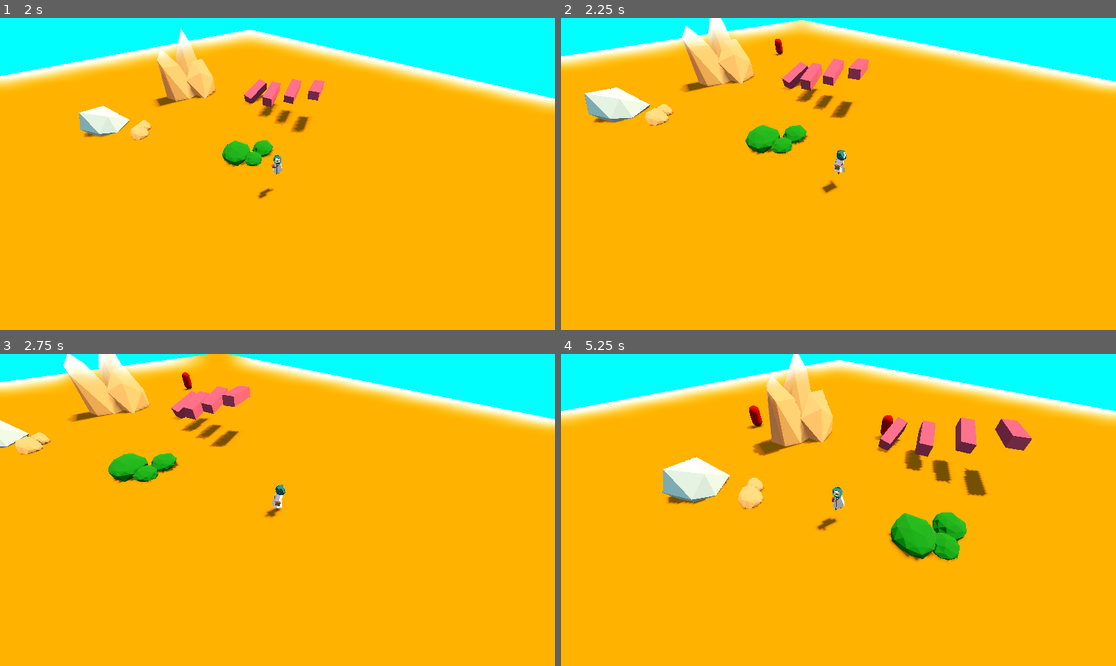
Above: before the commit, frames 1-4 (two rows, left to right).
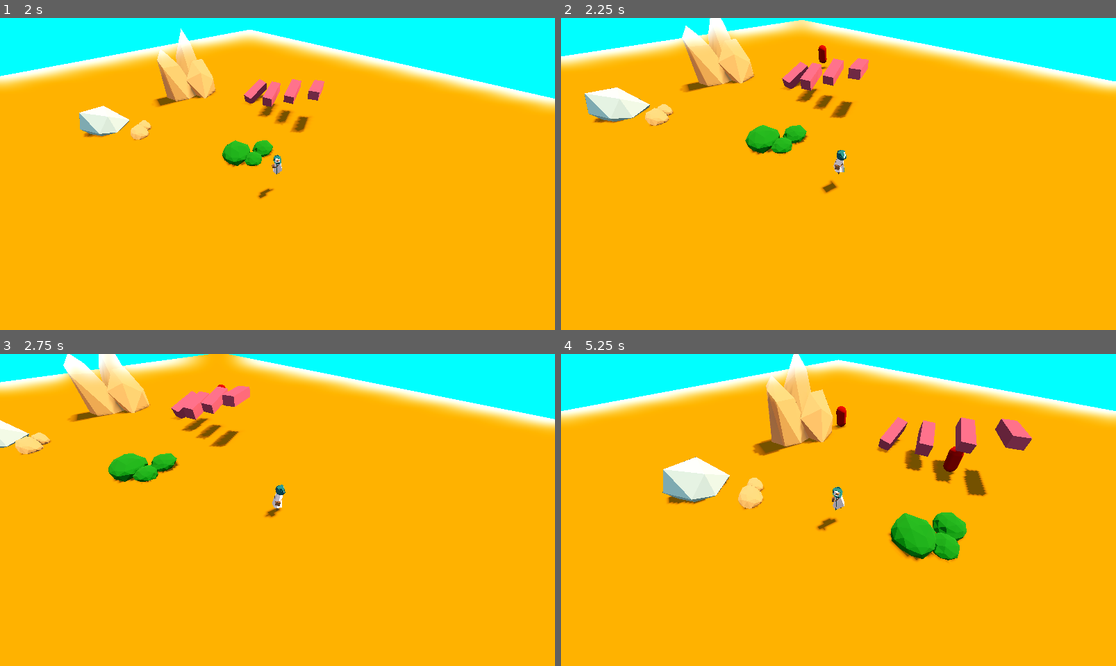
Above: after the commit, the same moments.

Repository: DeepRestGames/EcoDungeon
Game: Godot game, scene res://scenes/PrototypeScene_EnemyAI_01.tscn
Same seed, same stepped clock (60 frames per second), same inputs: the game is played once before the commit and once after it. A sky picture missing from this copy of the repository is replaced by a grey-blue gradient.
Inputs (mouse positions are in pixels of both pictures, inside the frame that each line leads up to):
- Up to frame 1 (2 s): tap Enter at 0.5 s; move the mouse to (399, 158) at 0.52 s; hold D (move_right) 0.53-1.28 s; click (399, 158) at 0.6 s; move the mouse to (166, 189) at 1.27 s; hold S (move_down) from 1.28 s (still down); tap Space (spacebar) at 1.35 s
- Up to frame 2 (2.25 s): move the mouse to (894, 105) at 2.02 s; release S (move_down) at 2.03 s; hold D (move_right) from 2.03 s (still down); hold Mouse wheel up (zoom_in) from 2.03 s (still down)
- Up to frame 3 (2.75 s): keep holding D (move_right); keep holding Mouse wheel up (zoom_in)
- Up to frame 4 (5.25 s): move the mouse to (810, 572) at 2.77 s; release D (move_right) at 2.78 s; release Mouse wheel up (zoom_in) at 2.78 s; hold W (move_up) 2.78-3.53 s; tap Mouse wheel down (zoom_out) at 2.85 s; move the mouse to (1005, 556) at 3.52 s; hold A (move_left) 3.53-5.03 s; click (1005, 556) at 3.6 s; move the mouse to (672, 463) at 4.27 s; tap Space (spacebar) at 4.35 s; move the mouse to (866, 510) at 5.02 s; hold S (move_down) from 5.03 s (still down); hold Mouse wheel up (zoom_in) from 5.03 s (still down)

Frame 1 is identical in both runs. In frame 2, 0.1% of the frame differs, in the area x 38-49%, y 6-17%; in frame 3, less than 0.1%; in frame 4, 0.6%, in the area x 33-73%, y 16-39%.

Commit message:
Added EnemySpawner scene, now it follows the player around

Diff:
--- /dev/null
+++ b/scenes/Enemies/EnemySpawnertscn.tscn
@@ -0,0 +1,25 @@
+[gd_scene load_steps=3 format=3 uid="uid://cux2f180gsm40"]
+
+[ext_resource type="Script" path="res://scripts/enemy/EnemySpawner.gd" id="1_nvhfw"]
+
+[sub_resource type="Curve3D" id="Curve3D_8fc5c"]
+_data = {
+"points": PackedVector3Array(0, 0, 0, 0, 0, 0, 0, 1.5, -20, 0, 0, 0, 0, 0, 0, 15, 1.5, -15, 0, 0, 0, 0, 0, 0, 20, 1.5, 0, 0, 0, 0, 0, 0, 0, 15, 1.5, 15, 0, 0, 0, 0, 0, 0, 0, 1.5, 20, 0, 0, 0, 0, 0, 0, -15, 1.5, 15, 0, 0, 0, 0, 0, 0, -20, 1.5, 0, 0, 0, 0, 0, 0, 0, -15, 1.5, -15, 0, 0, 0, 0, 0, 0, 0, 1.5, -20),
+"tilts": PackedFloat32Array(0, 0, 0, 0, 0, 0, 0, 0, 0)
+}
+point_count = 9
+
+[node name="EnemySpawner" type="Node3D"]
+script = ExtResource("1_nvhfw")
+
+[node name="EnemySpawnPath" type="Path3D" parent="."]
+curve = SubResource("Curve3D_8fc5c")
+
+[node name="EnemySpawnLocation" type="PathFollow3D" parent="EnemySpawnPath"]
+transform = Transform3D(-0.316227, 0, -0.948683, 0, 1, 0, 0.948683, 0, -0.316227, 0, 1.5, -20)
+
+[node name="EnemySpawnCooldown" type="Timer" parent="."]
+wait_time = 2.0
+autostart = true
+
+[connection signal="timeout" from="EnemySpawnCooldown" to="." method="_on_enemy_spawn_cooldown_timeout"]
--- a/scripts/enemy/EnemyBase.gd
+++ b/scripts/enemy/EnemyBase.gd
@@ -19,7 +19,6 @@
 
 	nav_agent.set_target_position(player.global_transform.origin)
 	var next_nav_point = nav_agent.get_next_path_position()
-	#velocity = (next_nav_point - global_transform.origin).normalized() * SPEED
 	velocity = (next_nav_point - position).normalized() * SPEED
 	move_and_slide()
 
--- a/scripts/enemy/EnemySpawner.gd
+++ b/scripts/enemy/EnemySpawner.gd
@@ -11,6 +11,6 @@
 
 	var enemy_location = get_node("EnemySpawnPath/EnemySpawnLocation")
 	enemy_location.progress_ratio = randf()
-	enemy_instance.position = enemy_location.position
+	enemy_instance.position = enemy_location.global_transform.origin
 
 	enemies_node.add_child(enemy_instance)
